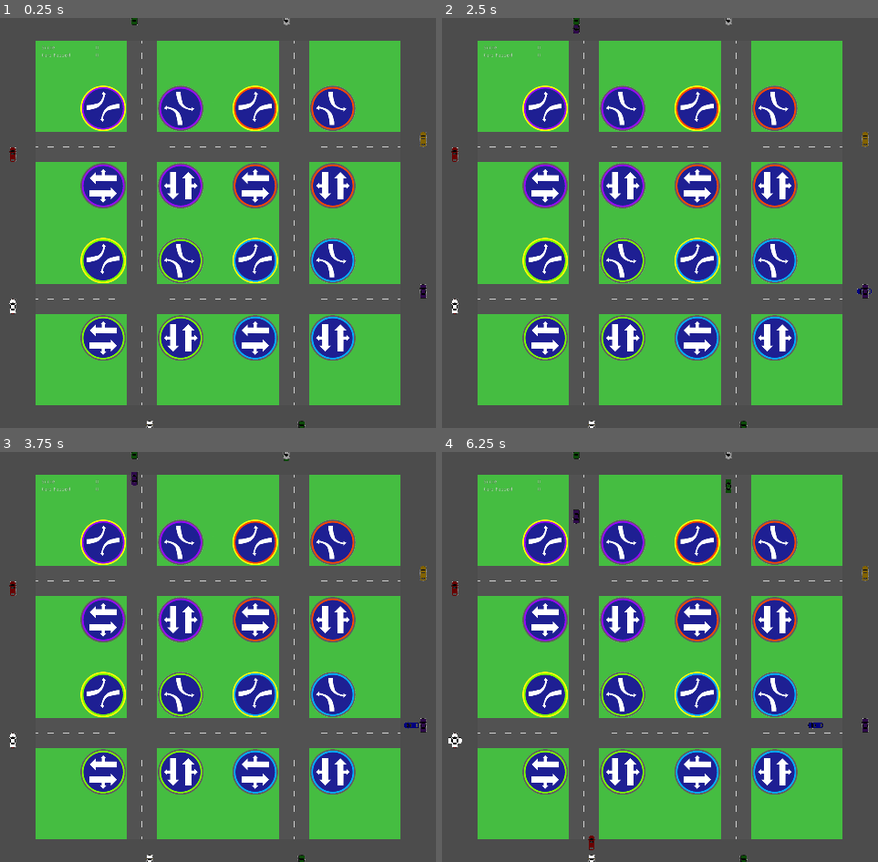
Above: before the commit, frames 1-4 (two rows, left to right).
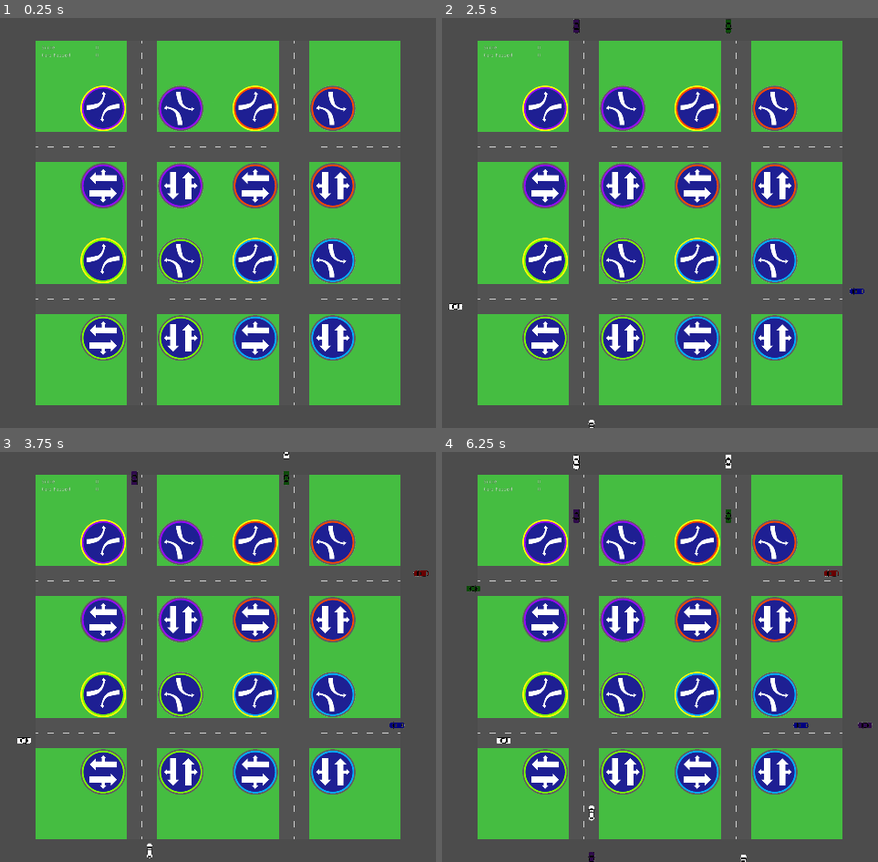
Above: after the commit, the same moments.

Repository: nicohi/terrific-lights-multiplayer
Game: Godot game, scene res://Map/Map.tscn
Two runs of this game, one before a commit and one after it. Both use one fixed random seed, a clock stepped at 60 frames per second and the inputs below.
Inputs (mouse positions are in pixels of both pictures, inside the frame that each line leads up to):
- Up to frame 1 (0.25 s): no input
- Up to frame 2 (2.5 s): tap Enter at 0.5 s; move the mouse to (821, 202) at 0.52 s; click (821, 202) at 0.67 s; tap Space at 1.25 s; move the mouse to (516, 243) at 1.27 s; click (516, 243) at 1.42 s; move the mouse to (734, 132) at 2.02 s; click (734, 132) at 2.17 s
- Up to frame 3 (3.75 s): move the mouse to (183, 739) at 2.77 s; click (183, 739) at 2.92 s; move the mouse to (outside the picture) at 3.52 s; click (outside the picture) at 3.67 s
- Up to frame 4 (6.25 s): move the mouse to (outside the picture) at 4.27 s; click (outside the picture) at 4.42 s; move the mouse to (694, 657) at 5.02 s; click (694, 657) at 5.17 s; move the mouse to (551, 554) at 5.77 s; click (551, 554) at 5.92 s

The runs differ from the first frame. In frame 1, 0.3% of the frame differs, in the area x 2-98%, y 0-100%; in frame 2, 0.4%; in frame 3, 0.5%; in frame 4, 0.8%, in the area x 1-99%, y 0-100%.

Commit message:
ruutujen varaamisen parantamista

Diff:
--- a/Car/Car.gd
+++ b/Car/Car.gd
@@ -132,7 +132,7 @@
 func setRoute(r: Route):
 	route = r
 	ind = -1
-	self.position = route.getTileAtInd(0).position
+#	self.position = route.getTileAtInd(0).position
 
 func getRoute():
 	return route
@@ -160,6 +160,8 @@
 	points = MAX_POINTS
 
 	timer.stop()
+
+	self.position = Globals.VARIKKO
 
 	animationPlayer.play("DriveStraight")
 
--- a/Car/Car.tscn
+++ b/Car/Car.tscn
@@ -66,7 +66,6 @@
 scale = Vector2( 0.2, 0.2 )
 texture = ExtResource( 2 )
 hframes = 3
-frame = 2
 
 [node name="AnimationPlayer" type="AnimationPlayer" parent="."]
 anims/DriveStraight = SubResource( 1 )
--- a/Globals.gd
+++ b/Globals.gd
@@ -1,4 +1,5 @@
 extends Node
 
 const TILE_SIDE_LEN = 40
-var entered = -1
+const CARS_PER_SEC = 3
+const VARIKKO = Vector2(-666, -666)
--- a/Map/Map.gd
+++ b/Map/Map.gd
@@ -52,8 +52,11 @@
 
 func _release_a_car():
 	if cars.size():
-		var car = cars.pop_front()
-		car._go()
+		for i in range(Globals.CARS_PER_SEC):
+			var car = cars.pop_front()
+			if car != null and car.getRoute().getTileAtInd(0).isFree():
+				car.position = car.getRoute().getTileAtInd(0).position
+				car._go()
 
 func _physics_process(delta):
 	if Input.is_action_just_pressed("ui_cancel"):
--- a/Tile.gd
+++ b/Tile.gd
@@ -2,6 +2,7 @@
 
 class_name Tile
 
+onready var timer = $Timer
 var free setget , isFree
 var er: bool = true
 var el: bool = true
@@ -15,7 +16,14 @@
 func _ready():
 	free = true
 
+func freeTile():
+	timer.start(0.5)
+
 func isFree() -> bool:
+	if self.get_overlapping_bodies().size() == 0:
+		free = true
+	else:
+		free = false
 	return free and er and el and wr
 
 func stopAllTraffic():
@@ -29,10 +37,9 @@
 	sl = false
 
 func _on_Tile_body_entered(body):
-	Globals.entered += 1
+	body.getRoute().getTileAtInd(body.ind).freeTile()
 	body.ind += 1
 	self.free = false
 
-
-func _on_Tile_body_exited(body):
+func _on_Timer_timeout():
 	self.free = true
--- a/Tile.tscn
+++ b/Tile.tscn
@@ -15,5 +15,10 @@
 
 [node name="CollisionShape2D" type="CollisionShape2D" parent="."]
 shape = SubResource( 1 )
+
+[node name="Timer" type="Timer" parent="."]
+wait_time = 0.5
+one_shot = true
 [connection signal="body_entered" from="." to="." method="_on_Tile_body_entered"]
 [connection signal="body_exited" from="." to="." method="_on_Tile_body_exited"]
+[connection signal="timeout" from="Timer" to="." method="_on_Timer_timeout"]
